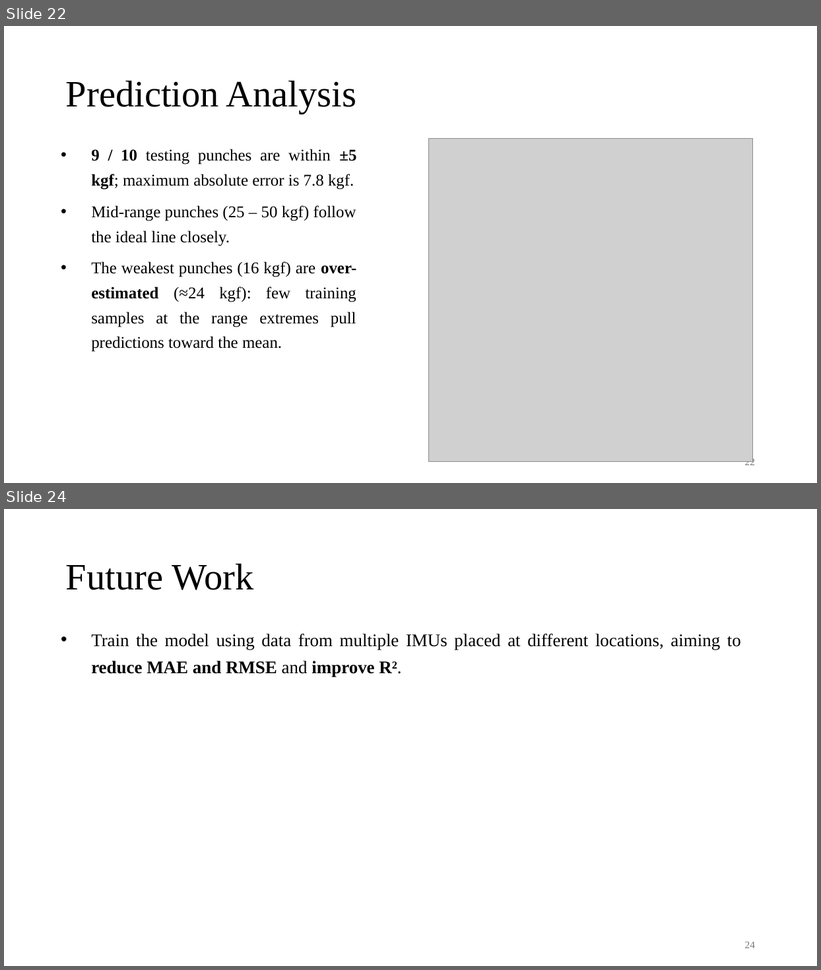
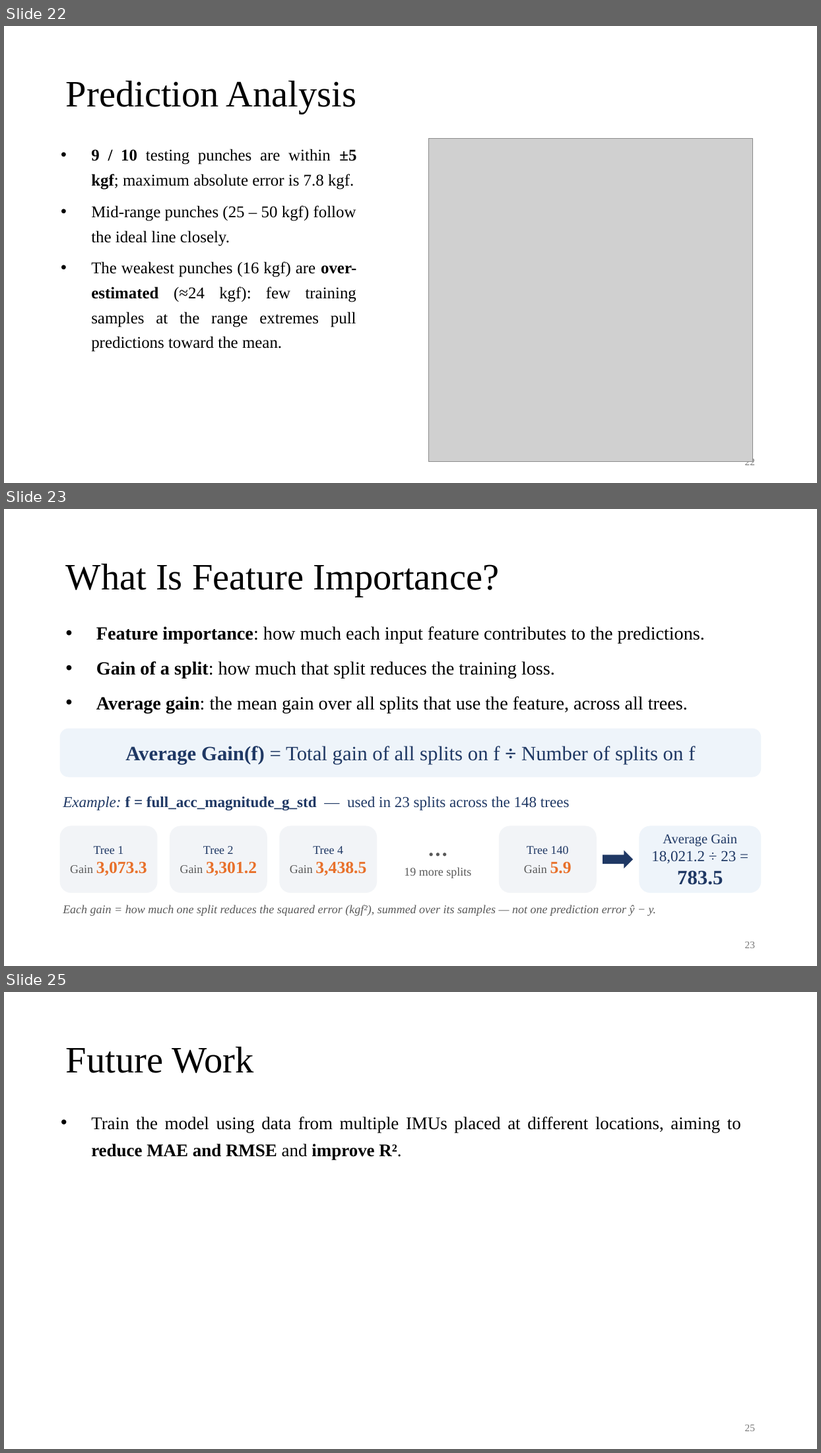
Before and after one commit to conan0220/Boxing_Force_Research, a slide deck: pptx/黃守翊_1015.pptx. Shown one above the other, each under a label of ours: slides 22 and 24 before the commit, slides 22, 23 and 25 after it; the slides between them are not shown. The pictures are 821x970 and 821x1453 pixels, drawn with LibreOffice and Linux fonts; fonts in the diff are those of the drawing; grey boxes stand for pictures. Boxes give left, top, right and bottom in pixels: in the first picture for what was removed or moved away, otherwise in the second. Text is boxed around its words. In the diff, an @@ line names an element or a change of style, - is before the commit and + after.

```diff
--- a/pptx/黃守翊_1015.pptx
+++ b/pptx/黃守翊_1015.pptx
@@ slide 23 added at <box>4,509,817,966</box>, background #FFFFFF @@
@@ title added at <box>66,563,499,597</box>, 44 pt, text #000000 @@
+What Is Feature Importance?
@@ text added at <box>96,626,705,713</box>, 22 pt, text #000000 @@
+• Feature importance: how much each input feature contributes to the predictions.
+• Gain of a split: how much that split reduces the training loss.
+• Average gain: the mean gain over all splits that use the feature, across all trees.
@@ rounded rectangle added at <box>60,729,762,778</box>, fill #EEF4FA, 24 pt, text #1F3864 @@
+Average Gain(f) = Total gain of all splits on f ÷ Number of splits on f
@@ text added at <box>63,796,570,811</box>, 18 pt, text #1F3864 @@
+Example: f = full_acc_magnitude_g_std — used in 23 splits across the 148 trees
@@ rounded rectangle added at <box>60,826,158,893</box>, fill #F2F4F7, 14 pt, text #E8702A @@
+Tree 1
+Gain 3,073.3
@@ rounded rectangle added at <box>170,826,267,893</box>, fill #F2F4F7, 14 pt, text #E8702A @@
+Tree 2
+Gain 3,301.2
@@ rounded rectangle added at <box>280,826,378,893</box>, fill #F2F4F7, 14 pt, text #E8702A @@
+Tree 4
+Gain 3,438.5
@@ rounded rectangle added at <box>499,826,597,893</box>, fill #F2F4F7, 14 pt, text #1F3864 @@
+Tree 140
+Gain 5.9
@@ rounded rectangle added at <box>640,826,762,893</box>, fill #EEF4FA, 18 pt, text #1F3864 @@
+Average Gain
+18,021.2 ÷ 23 = 783.5
@@ right arrow added at <box>603,851,634,869</box>, fill #1F3864 @@
@@ text added at <box>404,867,471,879</box>, 14 pt, text #595959 @@
+⋯
+19 more splits
@@ text added at <box>63,905,656,916</box>, 14 pt, text #595959, italic @@
+Each gain = how much one split reduces the squared error (kgf²), summed over its samples — not one prediction error ŷ − y.
@@ page number added at <box>745,942,755,949</box>, 12 pt, text #797979 @@
+23
@@ what was slide 24 is now slide 25 @@
@@ page number at <box>745,1425,755,1432</box>: text changed @@
-24
+25
```
Also in this commit, not shown: 1 slide changed, 1 other file.
